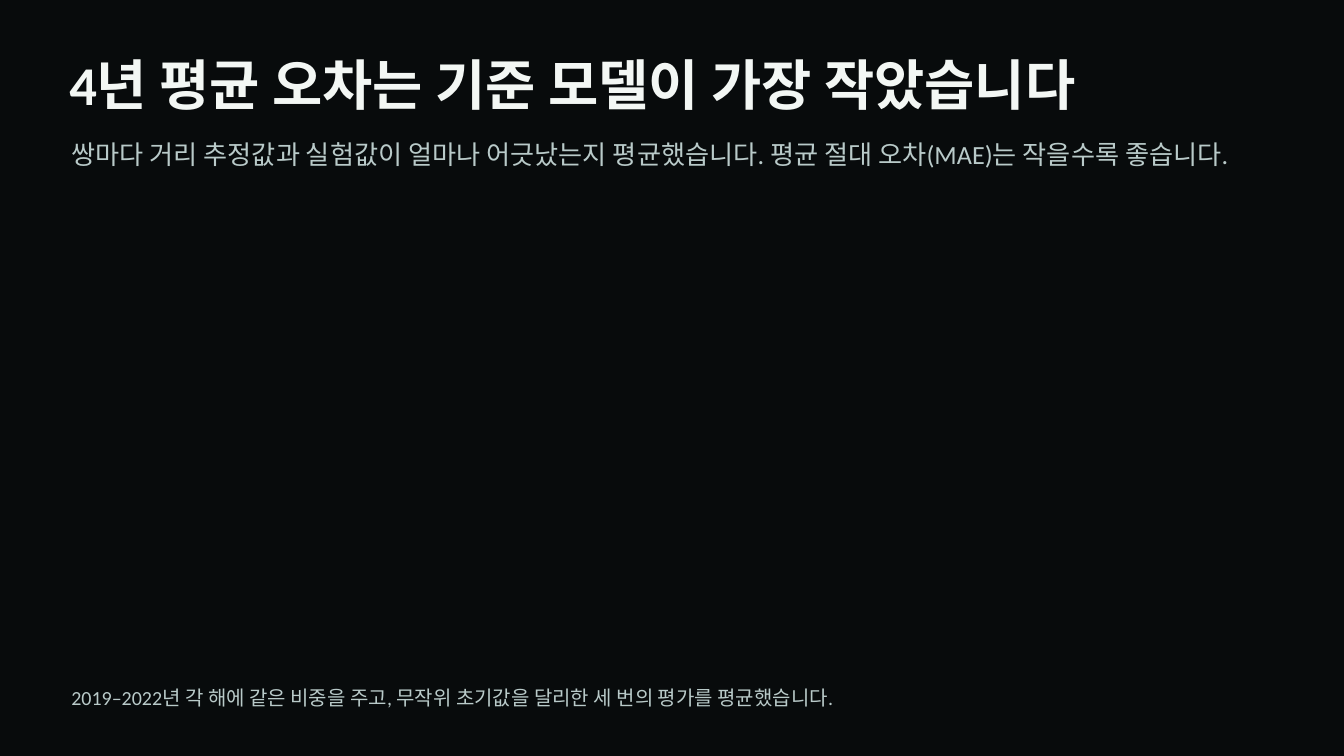
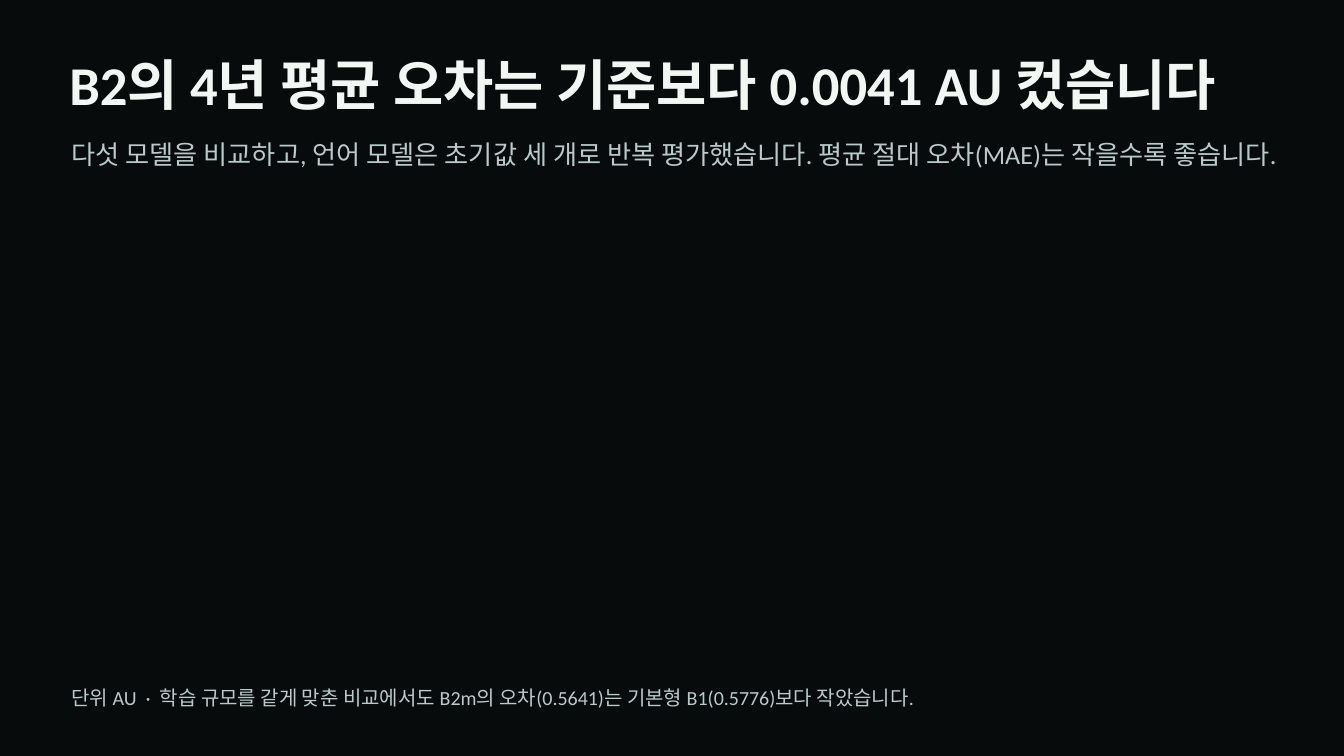
Before and after one commit to ssy2205/influmatics, a slide deck: slide 4 of web/frontend/public/research/results/influmatics-results.pptx (slide 3 before the commit). Drawn at 1344x756 pixels with LibreOffice and Linux fonts; fonts in the diff are those of the drawing. Boxes give left, top, right and bottom in pixels: in the first picture for what was removed or moved away, otherwise in the second. Text is boxed around its words. In the diff, an @@ line names an element or a change of style, - is before the commit and + after.

```diff
--- a/web/frontend/public/research/results/influmatics-results.pptx
+++ b/web/frontend/public/research/results/influmatics-results.pptx
@@ text at <box>69,59,1216,110</box>: text changed @@
-4년 평균 오차는 기준 모델이 가장 작았습니다
+B2의 4년 평균 오차는 기준보다 0.0041 AU 컸습니다
@@ text at <box>71,142,1276,168</box>: text changed @@
-쌍마다 거리 추정값과 실험값이 얼마나 어긋났는지 평균했습니다. 평균 절대 오차(MAE)는 작을수록 좋습니다.
+다섯 모델을 비교하고, 언어 모델은 초기값 세 개로 반복 평가했습니다. 평균 절대 오차(MAE)는 작을수록 좋습니다.
@@ text at <box>71,688,914,708</box>: text changed @@
-2019–2022년 각 해에 같은 비중을 주고, 무작위 초기값을 달리한 세 번의 평가를 평균했습니다.
+단위 AU · 학습 규모를 같게 맞춘 비교에서도 B2m의 오차(0.5641)는 기본형 B1(0.5776)보다 작았습니다.
```
Also in this commit, not shown: 1 other slide changed, 5 slides added, 4 slides removed, 3 other files.
